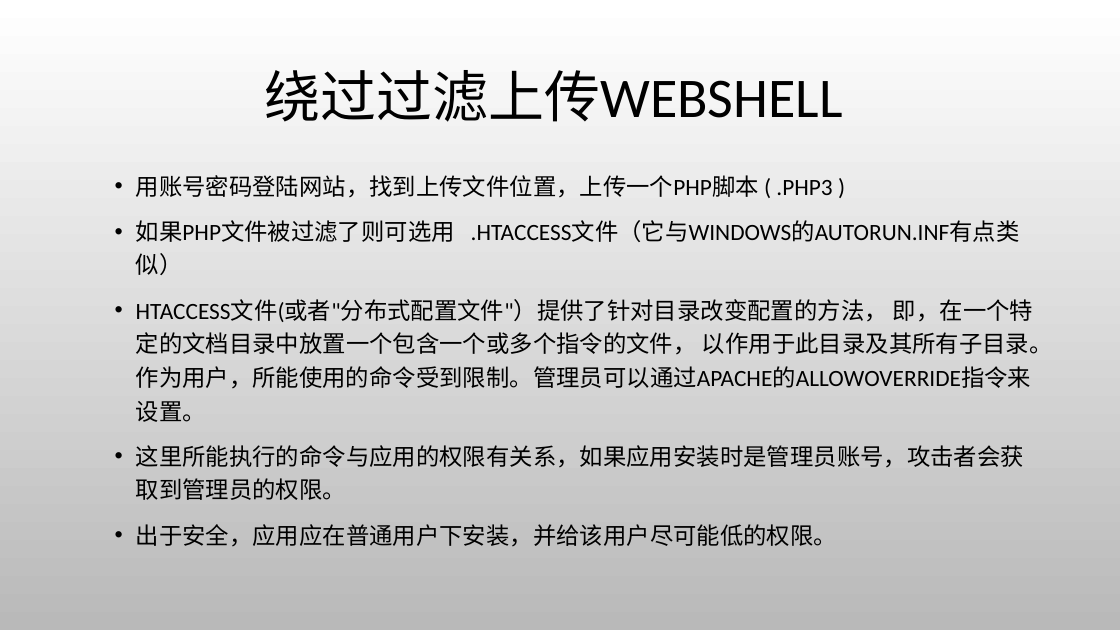
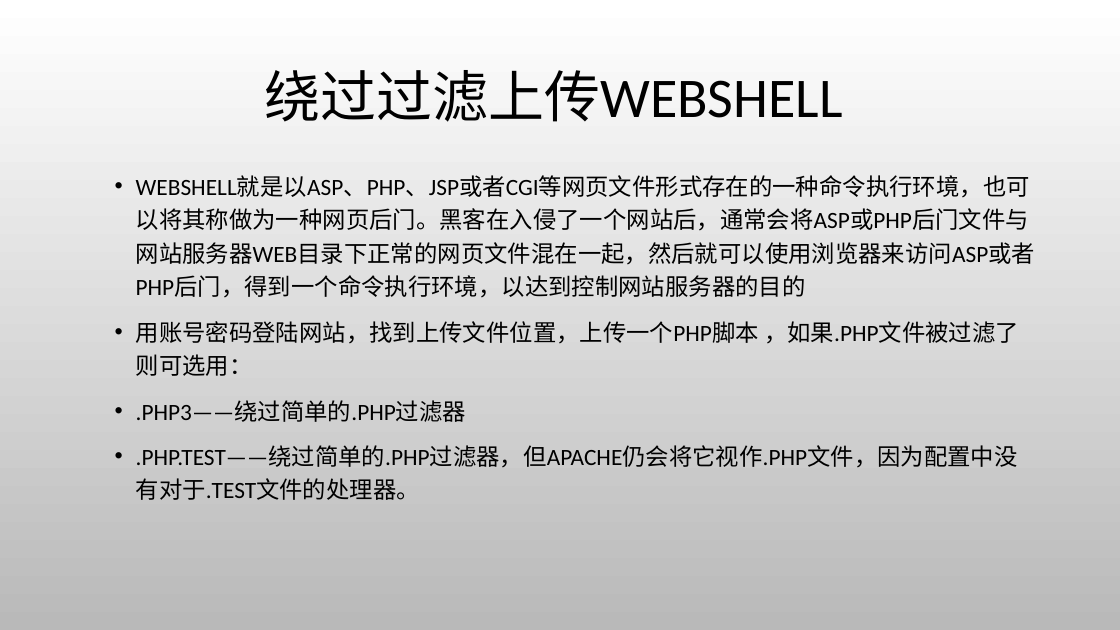
Before and after one commit to CUCCS/ns, a slide deck: slide 23 of 2016-2/zc_snRNA/FlippedClassroom_FromSqlInjectionToShell/From SQL injection to Shell.pptx (slide 17 before the commit). Drawn at 1120x630 pixels with LibreOffice and Linux fonts; fonts in the diff are those of the drawing; background and template pictures are left out. Boxes give left, top, right and bottom in pixels: in the first picture for what was removed or moved away, otherwise in the second. Text is boxed around its words. In the diff, an @@ line names an element or a change of style, - is before the commit and + after.

```diff
--- a/2016-2/zc_snRNA/FlippedClassroom_FromSqlInjectionToShell/From SQL injection to Shell.pptx
+++ b/2016-2/zc_snRNA/FlippedClassroom_FromSqlInjectionToShell/From SQL injection to Shell.pptx
@@ text at (x1=136, y1=175, x2=1036, y2=500): text changed @@
-• 用账号密码登陆网站，找到上传文件位置，上传一个PHP脚本 ( .PHP3 )
-• 如果PHP文件被过滤了则可选用 .HTACCESS文件（它与WINDOWS的AUTORUN.INF有点类似）
-• HTACCESS文件(或者"分布式配置文件"）提供了针对目录改变配置的方法， 即，在一个特定的文档目录中放置一个包含一个或多个指令的文件， 以作用于此目录及其所有子目录。作为用户，所能使用的命令受到限制。管理员可以通过APACHE的ALLOWOVERRIDE指令来设置。
-• 这里所能执行的命令与应用的权限有关系，如果应用安装时是管理员账号，攻击者会获取到管理员的权限。
-• 出于安全，应用应在普通用户下安装，并给该用户尽可能低的权限。
+• WEBSHELL就是以ASP、PHP、JSP或者CGI等网页文件形式存在的一种命令执行环境，也可以将其称做为一种网页后门。黑客在入侵了一个网站后，通常会将ASP或PHP后门文件与网站服务器WEB目录下正常的网页文件混在一起，然后就可以使用浏览器来访问ASP或者PHP后门，得到一个命令执行环境，以达到控制网站服务器的目的
+• 用账号密码登陆网站，找到上传文件位置，上传一个PHP脚本 ，如果.PHP文件被过滤了则可选用：
+• .PHP3——绕过简单的.PHP过滤器
+• .PHP.TEST——绕过简单的.PHP过滤器，但APACHE仍会将它视作.PHP文件，因为配置中没有对于.TEST文件的处理器。
```
Also in this commit, not shown: 9 other slides changed, 18 slides added, 9 slides removed.
